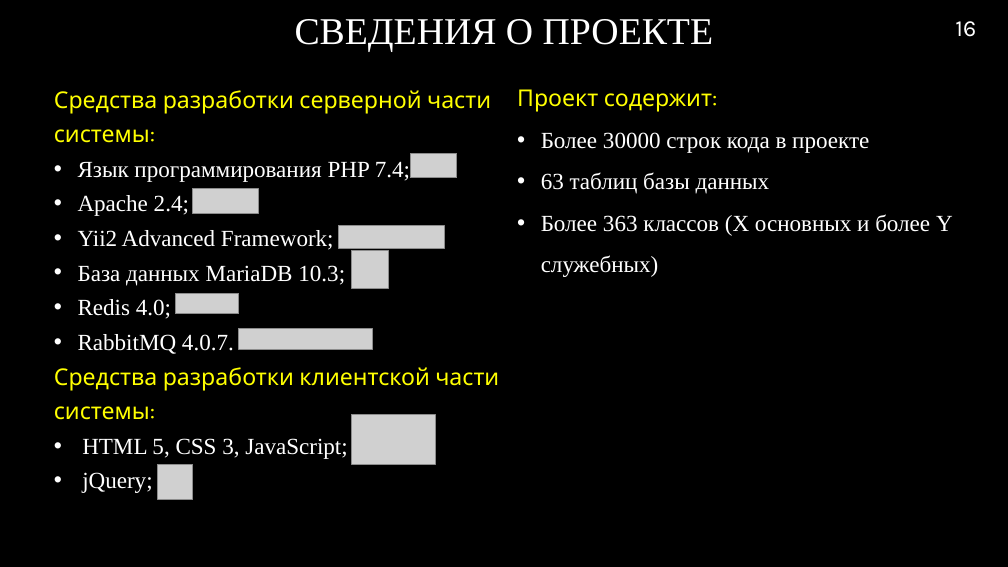
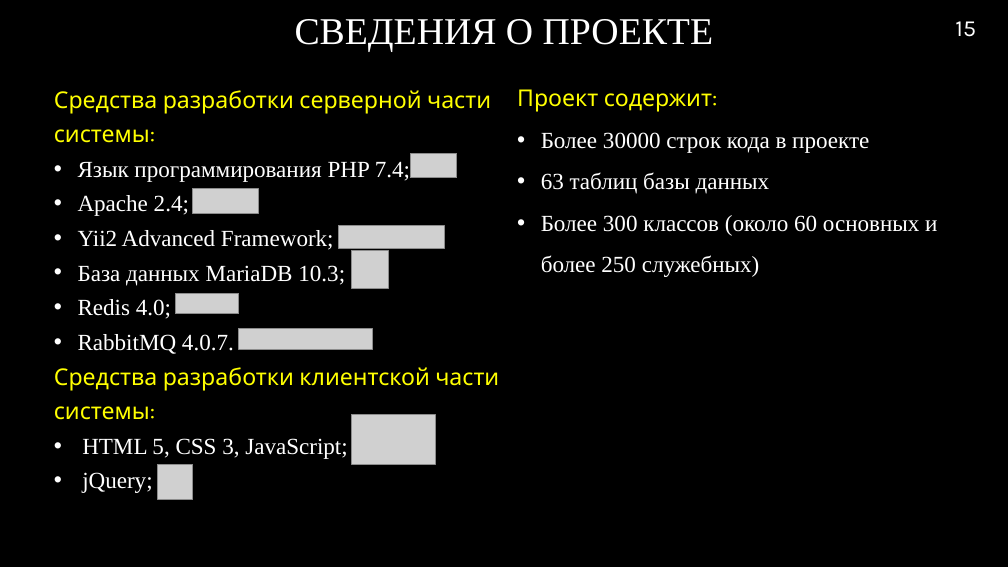
Before and after one commit to RAdKuzur/ASTU, a slide deck: slide 15 of Дипломная работа/Консультации Хоменко/Презентация v5.0 .pptx (slide 16 before the commit). Drawn at 1008x567 pixels with LibreOffice and Linux fonts; fonts in the diff are those of the drawing; grey boxes stand for pictures; background and template pictures are left out. Boxes give left, top, right and bottom in pixels: in the first picture for what was removed or moved away, otherwise in the second. Text is boxed around its words. In the diff, an @@ line names an element or a change of style, - is before the commit and + after.

Commit message:
fix presentation

```diff
--- a/Дипломная работа/Консультации Хоменко/Презентация v5.0 .pptx
+++ b/Дипломная работа/Консультации Хоменко/Презентация v5.0 .pptx
@@ page number at [955, 21, 976, 37]: text changed @@
-16
+15
@@ text at [541, 215, 937, 277]: text changed @@
-• Более 363 классов (X основных и более Y служебных)
+• Более 300 классов (около 60 основных и более 250 служебных)
```
Also in this commit, not shown: 1 slide added, 2 slides removed.
